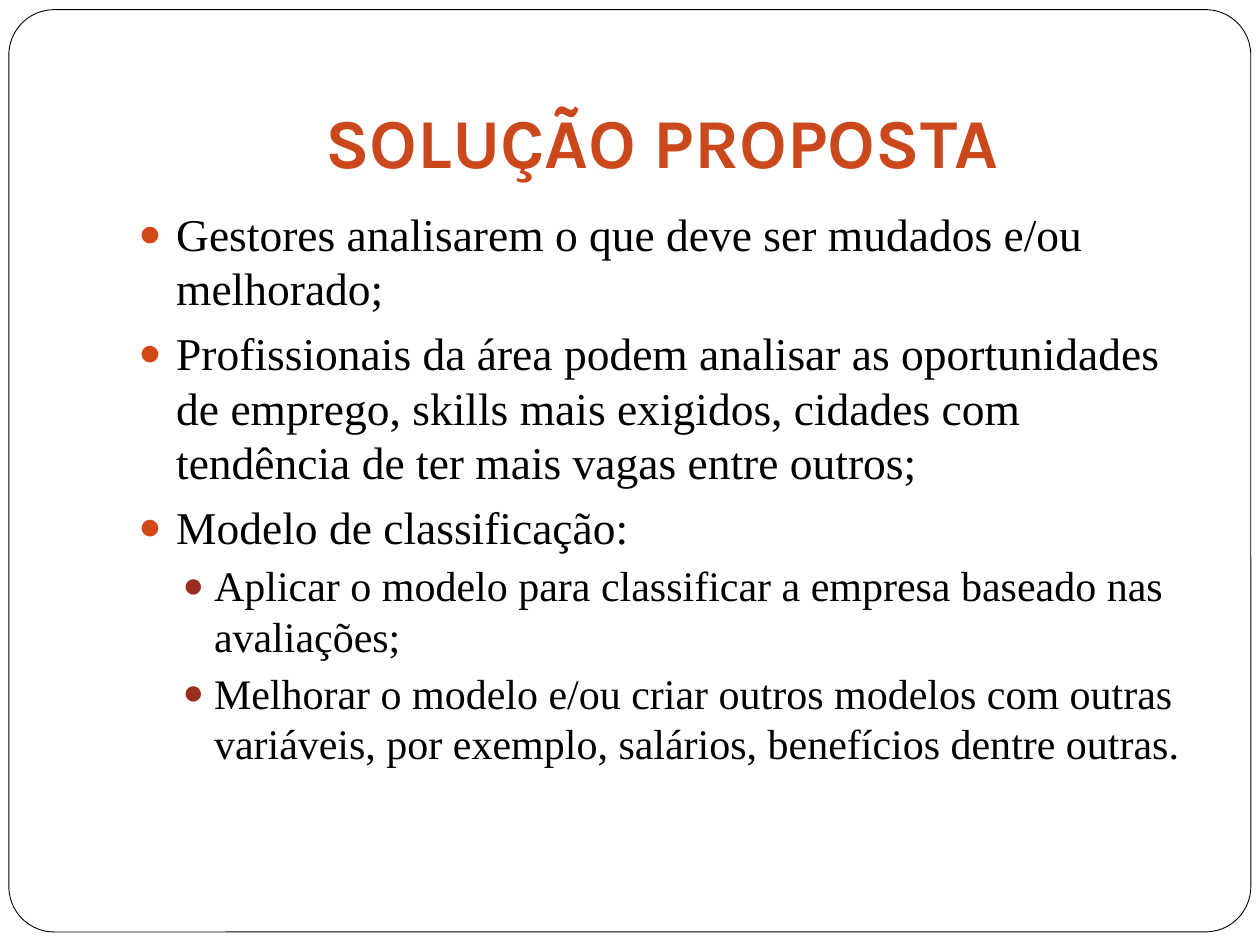
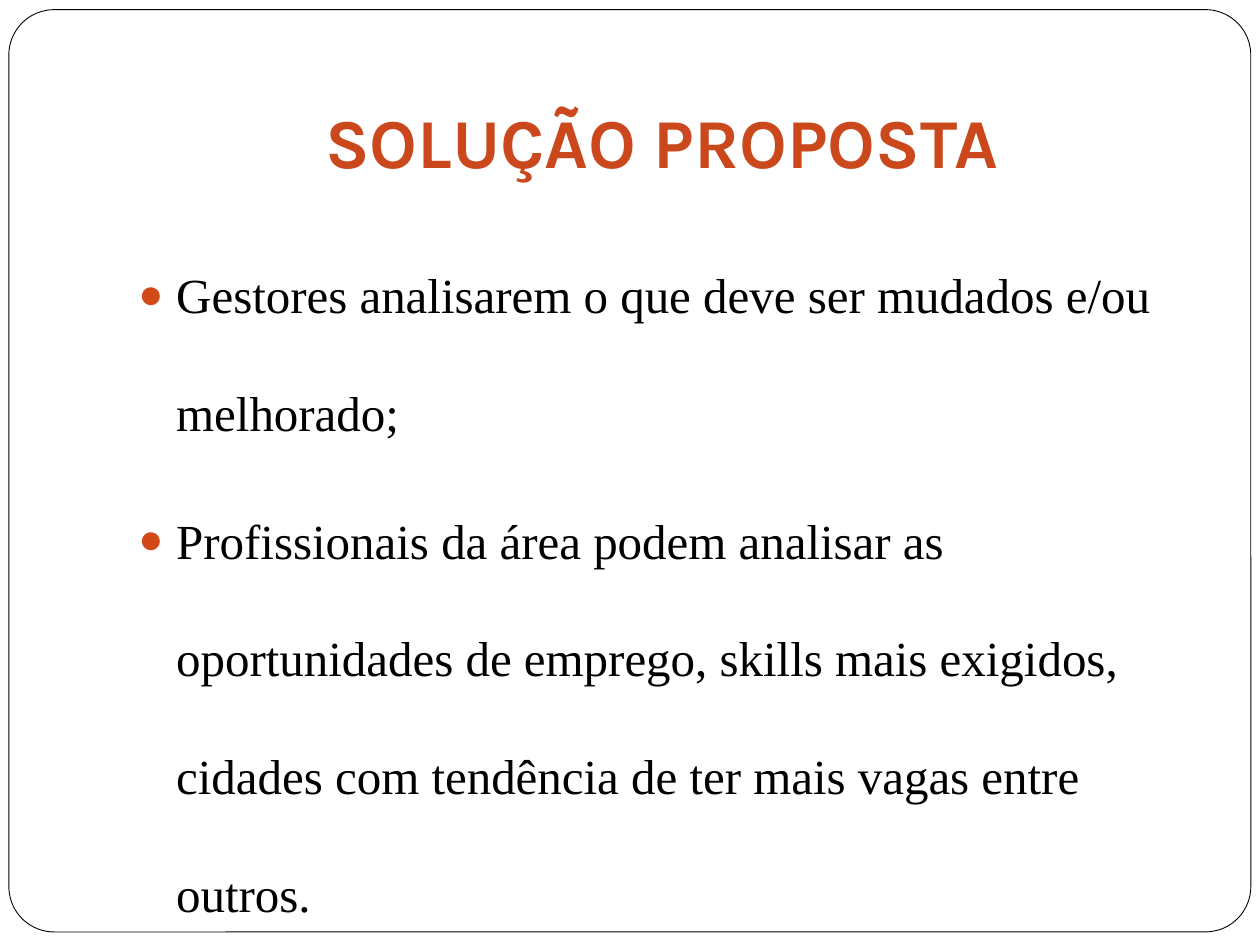
Before and after one commit to gabriellimagomes15/dsa, a slide deck: slide 24 of Apresentacao.pptx (slide 11 before the commit). Drawn at 1260x945 pixels with LibreOffice and Linux fonts; fonts in the diff are those of the drawing. Boxes give left, top, right and bottom in pixels: in the first picture for what was removed or moved away, otherwise in the second. Text is boxed around its words. In the diff, an @@ line names an element or a change of style, - is before the commit and + after.

```diff
--- a/Apresentacao.pptx
+++ b/Apresentacao.pptx
@@ text at (176, 279, 1150, 439): size 26 to 28 pt in "Gestores analisarem o que deve ser mudados ..."; line spacing 1 to 2 @@
@@ text at (176, 524, 1118, 804): text changed; size 24 to 28 pt @@
-● Profissionais da área podem analisar as oportunidades de emprego, skills mais exigidos, cidades com tendência de ter mais vagas entre outros;
-● Modelo de classificação:
-  ● Aplicar o modelo para classificar a empresa baseado nas avaliações;
-  ● Melhorar o modelo e/ou criar outros modelos com outras variáveis, por exemplo, salários, benefícios dentre outras.
+● Profissionais da área podem analisar as oportunidades de emprego, skills mais exigidos, cidades com tendência de ter mais vagas entre outros.
```
Also in this commit, not shown: 6 other slides changed, 14 slides added.
